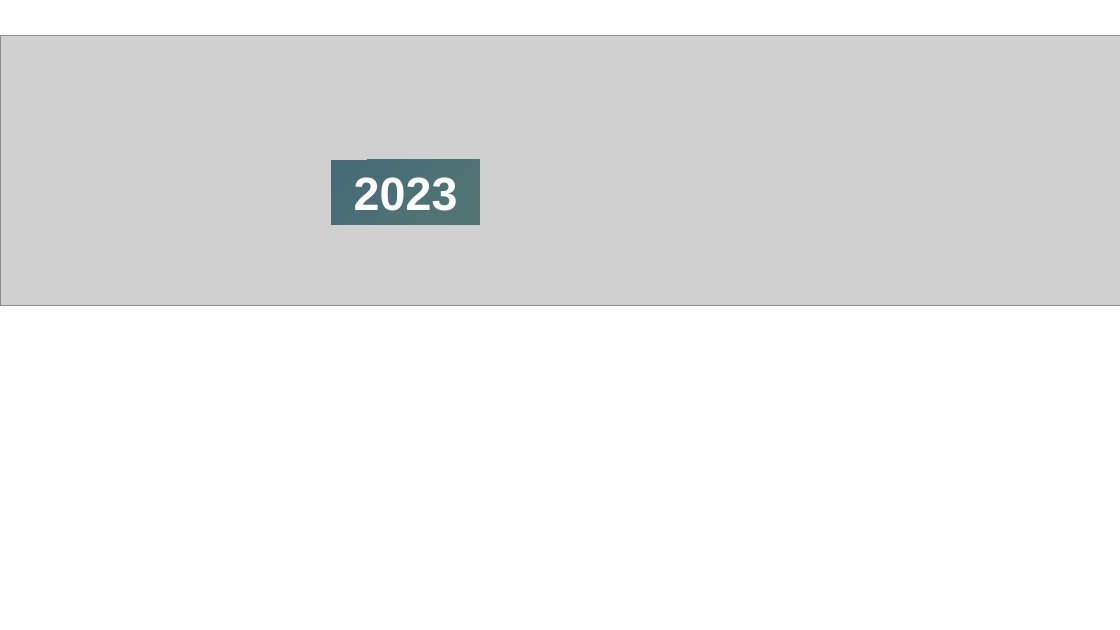
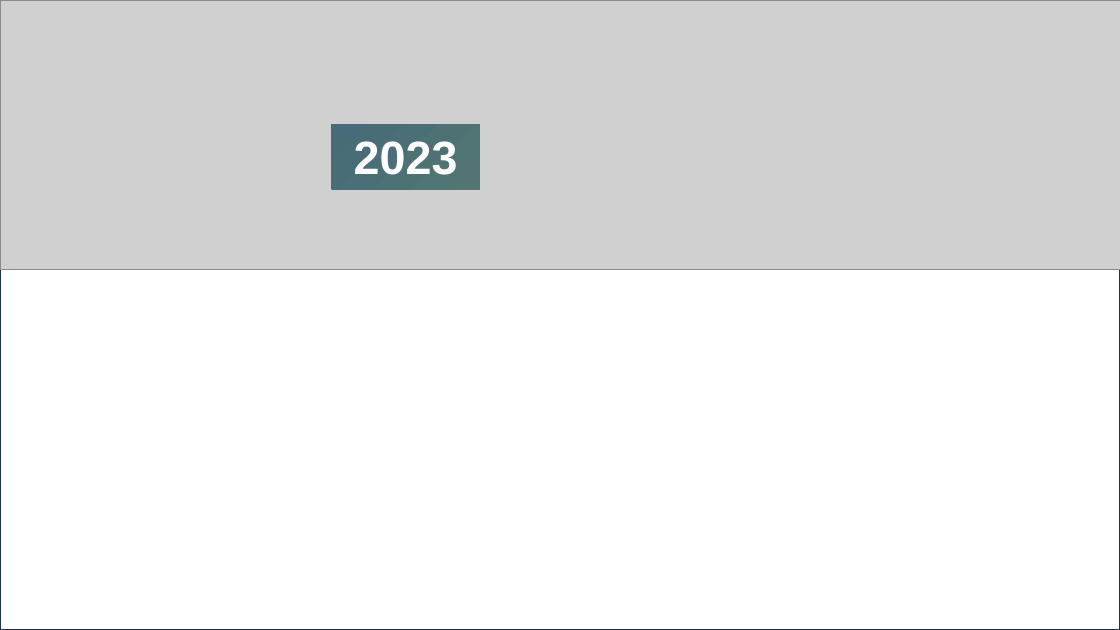
Before and after one commit to ComunidadBioInfo/bienvenida_cdsb2023, a slide deck: slide 1 of encuentro.pptx. Drawn at 1120x630 pixels with LibreOffice and Linux fonts; fonts in the diff are those of the drawing; grey boxes stand for pictures. Boxes give left, top, right and bottom in pixels: in the first picture for what was removed or moved away, otherwise in the second. Text is boxed around its words. In the diff, an @@ line names an element or a change of style, - is before the commit and + after.

```diff
--- a/encuentro.pptx
+++ b/encuentro.pptx
@@ picture: place and size @@
-picture at box(0, 36, 1120, 306)
+picture at box(0, 0, 1120, 270)
@@ rectangle added at box(0, 0, 1120, 630), fill #FFFFFF, outline #1E3256 1 pt @@
@@ rectangle "2023": place and size @@
-rectangle "2023" at box(331, 160, 480, 224)
+rectangle "2023" at box(331, 124, 480, 189)
```
Also in this commit, not shown: 3 other files.
